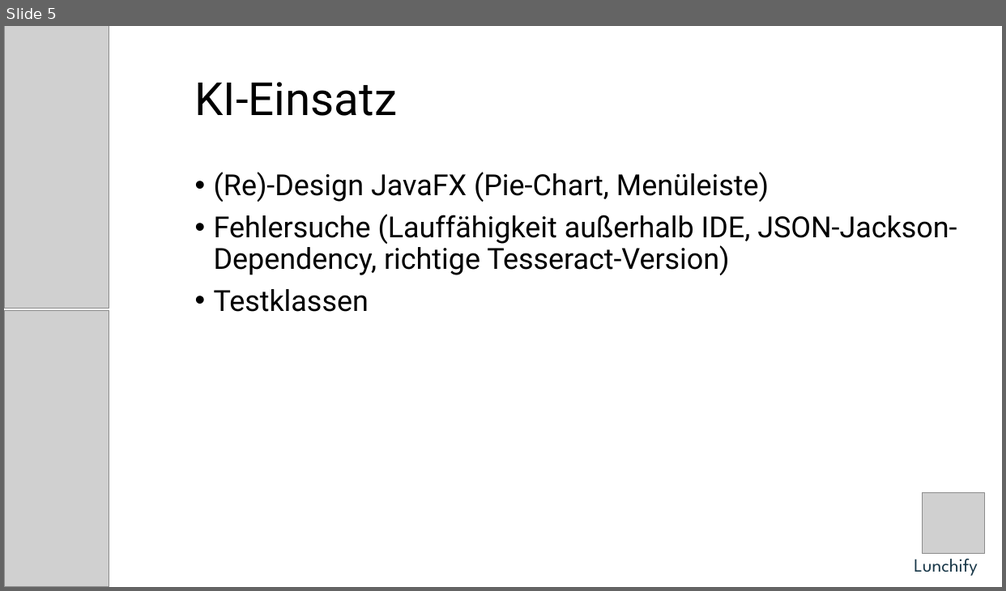
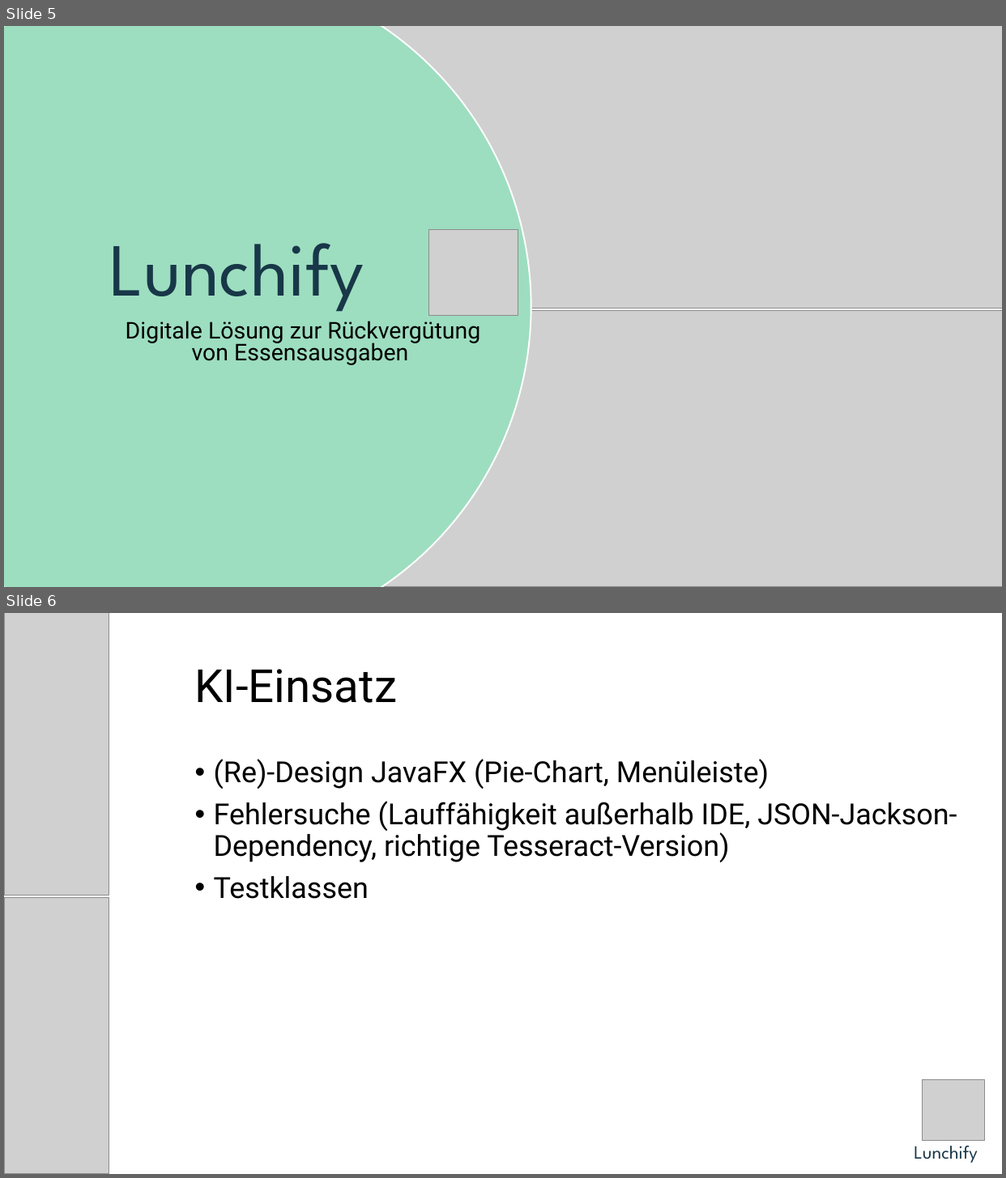
Before and after one commit to jku-win-se/teaching-2025.ss.prse.braeuer.team1, a slide deck: docs/ReleaseV1_0_0.pptx. Shown one above the other, each under a label of ours: slide 5 before the commit, slides 5 and 6 after it. The pictures are 1006x591 and 1006x1178 pixels, drawn with LibreOffice and Linux fonts; fonts in the diff are those of the drawing; grey boxes stand for pictures. Boxes give left, top, right and bottom in pixels: in the first picture for what was removed or moved away, otherwise in the second. Text is boxed around its words. In the diff, an @@ line names an element or a change of style, - is before the commit and + after.

```diff
--- a/docs/ReleaseV1_0_0.pptx
+++ b/docs/ReleaseV1_0_0.pptx
@@ slide 5 added at (x1=4, y1=26, x2=1002, y2=587), background #FFFFFF @@
@@ ellipse added at (x1=4, y1=26, x2=531, y2=587), fill #9DDEC0, outline #FFFFFF 1.5 pt @@
@@ picture added at (x1=367, y1=26, x2=1002, y2=308) @@
@@ subtitle added at (x1=109, y1=243, x2=480, y2=365), 22.2 pt, text #000000 @@
+Lunchify
+Digitale Lösung zur Rückvergütung von Essensausgaben
@@ picture added at (x1=429, y1=229, x2=518, y2=316) @@
@@ picture added at (x1=366, y1=310, x2=1002, y2=587) @@
@@ what was slide 5 is now slide 6 @@
```
Also in this commit, not shown: 3 slides changed.
